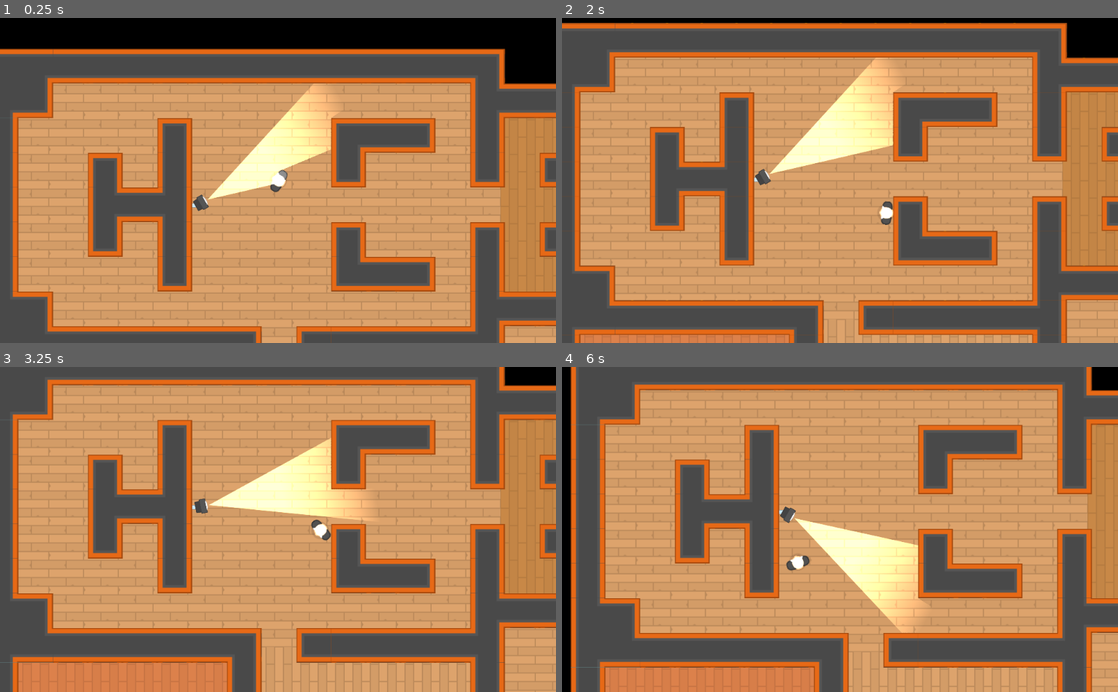
Above: before the commit, frames 1-4 (two rows, left to right).
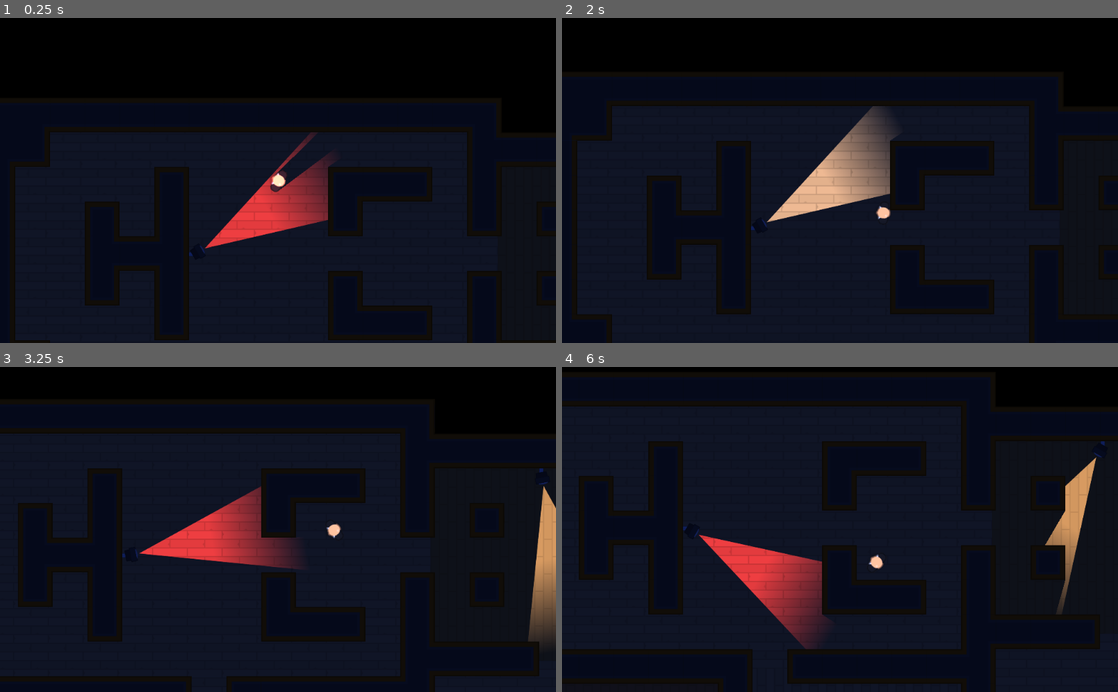
Above: after the commit, the same moments.

Repository: harcanjo/dg-heist-meisters
Game: Godot game, scene res://Scenes/Levels/Level1.tscn
Same seed, same stepped clock (60 frames per second), same inputs: the game is played once before the commit and once after it.
Inputs (mouse positions are in pixels of both pictures, inside the frame that each line leads up to):
- Up to frame 1 (0.25 s): no input
- Up to frame 2 (2 s): tap Enter at 0.5 s; move the mouse to (962, 164) at 0.52 s; hold Right (ui_right) 0.53-1.28 s; tap Space (ui_select) at 0.6, 0.77, 1.07, 1.35, 1.52, 1.82 s; move the mouse to (728, 196) at 1.27 s; hold Down (ui_down) from 1.28 s (still down)
- Up to frame 3 (3.25 s): move the mouse to (333, 458) at 2.02 s; release Down (ui_down) at 2.03 s; hold Right (ui_right) 2.03-2.78 s; tap Space (ui_select) at 2.1, 2.85, 3.02 s; move the mouse to (250, 594) at 2.77 s; hold Up (ui_up) from 2.78 s (still down)
- Up to frame 4 (6 s): tap Space (ui_select) at 3.32, 3.6, 3.77, 4.07, 4.35, 4.52, 4.82, 5.1, 5.85 s; move the mouse to (1006, 578) at 3.52 s; release Up (ui_up) at 3.53 s; hold Left (ui_left) 3.53-5.03 s; move the mouse to (673, 480) at 4.27 s; move the mouse to (867, 529) at 5.02 s; hold Down (ui_down) 5.03-5.78 s; move the mouse to (756, 448) at 5.77 s; hold Right (ui_right) from 5.78 s (still down)

The runs differ from the first frame. In frame 1, 90% of the frame differs, in the area x 0-100%, y 9-100%; in frame 2, 97%; in frame 3, 99%, in the area x 0-100%, y 0-100%; in frame 4, 99%.

Commit message:
player detection angle and color

Diff:
--- a/Scenes/Characters/SecurityCamera.tscn
+++ b/Scenes/Characters/SecurityCamera.tscn
@@ -1,8 +1,9 @@
-[gd_scene load_steps=6 format=2]
+[gd_scene load_steps=7 format=2]
 
 [ext_resource path="res://GFX/PNG/Tiles/tile_463.png" type="Texture" id=1]
-[ext_resource path="res://GFX/PNG/Tiles/tile_536.png" type="Texture" id=2]
-[ext_resource path="res://Scenes/Torch.tscn" type="PackedScene" id=3]
+[ext_resource path="res://Scripts/PlayerDetection.gd" type="Script" id=2]
+[ext_resource path="res://GFX/PNG/Tiles/tile_536.png" type="Texture" id=3]
+[ext_resource path="res://Scenes/Torch.tscn" type="PackedScene" id=4]
 
 [sub_resource type="RectangleShape2D" id=1]
 
@@ -48,6 +49,7 @@
 collision_layer = 4
 collision_mask = 0
 collision/safe_margin = 0.08
+script = ExtResource( 2 )
 _sections_unfolded = [ "Collision", "Transform" ]
 
 [node name="Sprite" type="Sprite" parent="CameraBody" index="0"]
--- a/Scenes/Levels/Level1.tscn
+++ b/Scenes/Levels/Level1.tscn
@@ -31,7 +31,7 @@
 [node name="Player" parent="." index="1" instance=ExtResource( 2 )]
 
 editor/display_folded = true
-position = Vector2( 542.495, 243.296 )
+position = Vector2( 547.91, 153.046 )
 
 [node name="Camera2D" type="Camera2D" parent="Player" index="2"]
 
@@ -93,5 +93,4 @@
 
 [node name="CanvasModulate" type="CanvasModulate" parent="." index="4"]
 
-visible = false
 color = Color( 0.0745098, 0.129412, 0.352941, 1 )
--- a/Scripts/Player.gd
+++ b/Scripts/Player.gd
@@ -22,13 +22,3 @@
 		motion.x = clamp((motion.x + SPEED), 0, MAX_SPEED)
 	else:
 		motion.x = lerp(motion.x, 0, FRICTION)
-#
-#func _input(event):
-#	if Input.is_action_just_pressed("ui_select"):
-#		toggle_torch()
-#
-#func toggle_torch():
-#	if $Torch.enabled:
-#		$Torch.enabled = false
-#	else:
-#		$Torch.enabled = true
--- /dev/null
+++ b/Scripts/PlayerDetection.gd
@@ -0,0 +1,22 @@
+extends "res://Scripts/Character.gd"
+
+const FOV_TOLERANCE = 20
+const RED = Color(1, .25, .25)
+const WHITE = Color(1, 1, 1)
+
+onready var Player = get_node("/root/Level1/Player") # Make this level neutral
+
+func _process(delta):
+	if Player_is_in_FOV_TOLERANCE():
+		$Torch.color = RED
+	else:
+		$Torch.color = WHITE
+
+func Player_is_in_FOV_TOLERANCE():
+	var NPC_facing_direction = Vector2(1,0).rotated(global_rotation)
+	var direction_to_Player = (Player.position - global_position).normalized()
+
+	if abs(direction_to_Player.angle_to(NPC_facing_direction)) < deg2rad(FOV_TOLERANCE):
+		return true
+	else:
+		return false
Not shown: 1 places in Scenes/Characters/SecurityCamera.tscn that only renumber resources
Not shown, changed: README.md
